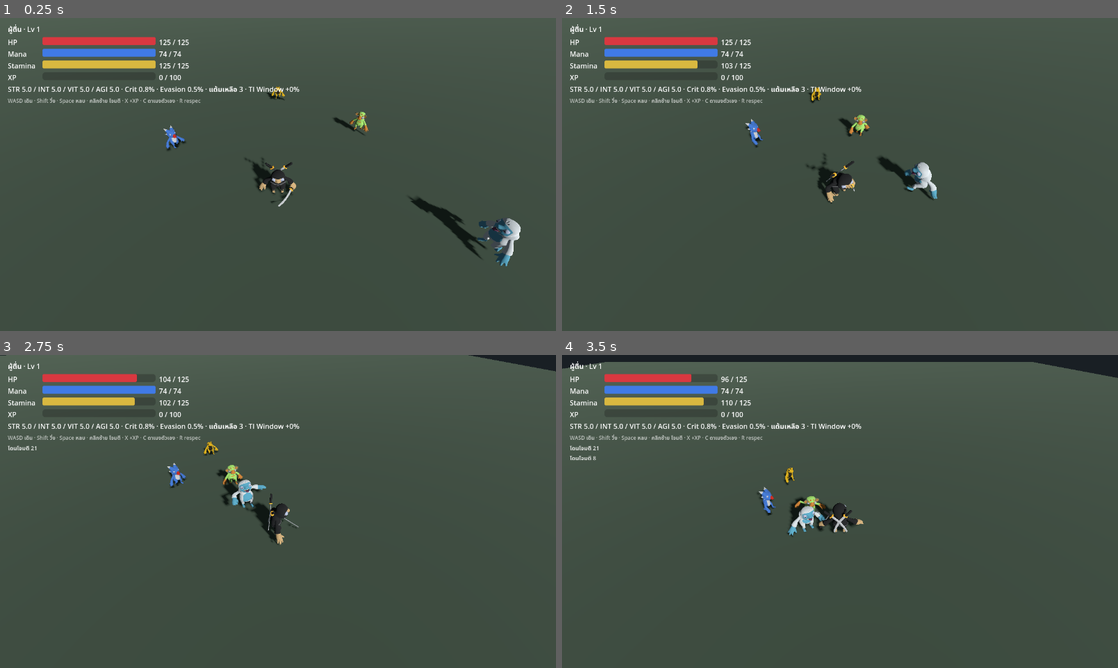
Above: before the commit, frames 1-4 (two rows, left to right).
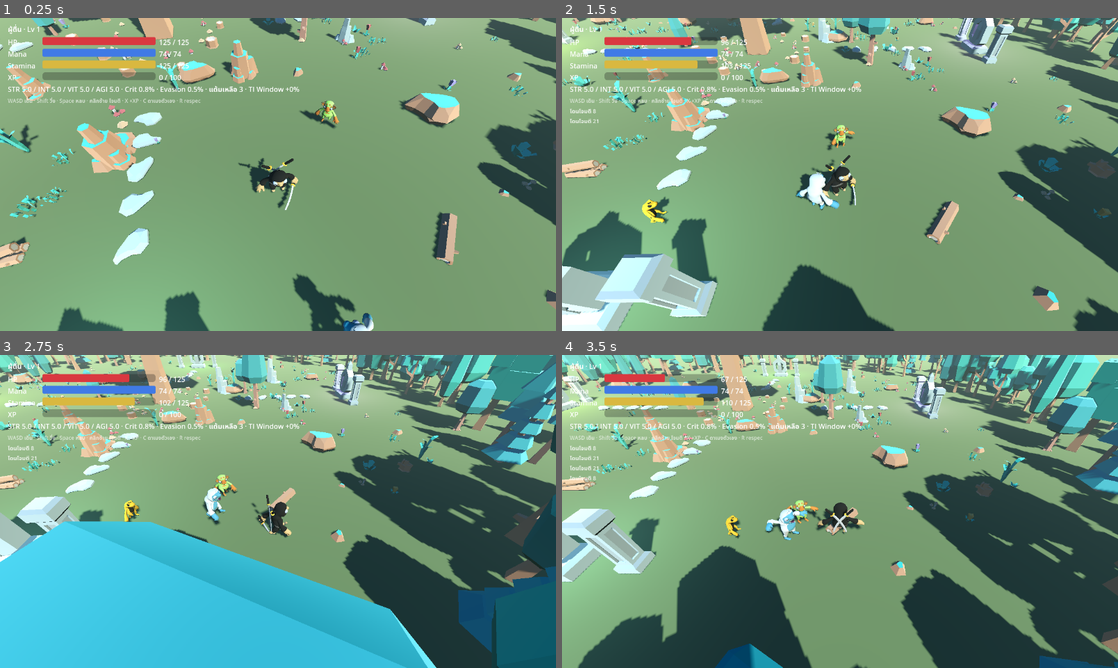
Above: after the commit, the same moments.

Repository: Suvitt-T/PharmacyGame
Game: Godot game, scene res://scenes/main.tscn
Two runs of this game, one before a commit and one after it. Both use one fixed random seed, a clock stepped at 60 frames per second and the inputs below.
Inputs (mouse positions are in pixels of both pictures, inside the frame that each line leads up to):
- Up to frame 1 (0.25 s): no input
- Up to frame 2 (1.5 s): move the mouse to (962, 158) at 0.52 s; hold D (move_right) 0.53-1.28 s; click (962, 158) at 0.6 s; move the mouse to (728, 190) at 1.27 s; hold S (move_back) from 1.28 s (still down); tap Space (dodge) at 1.35 s
- Up to frame 3 (2.75 s): move the mouse to (333, 442) at 2.02 s; release S (move_back) at 2.03 s; hold D (move_right) from 2.03 s (still down); tap Shift (sprint) at 2.1 s
- Up to frame 4 (3.5 s): move the mouse to (812, 574) at 2.77 s; release D (move_right) at 2.78 s; hold W (move_forward) from 2.78 s (still down); click (812, 574) at 2.85 s

The runs differ from the first frame. In frame 1, 95% of the frame differs, in the area x 0-100%, y 0-100%; in frame 2, 92%; in frame 3, 93%; in frame 4, 93%.

Commit message:
Build the World Tree hub map and fix revive leaving the player prone
Two things. First, reviving left ActorVisuals latched in its dead state, so the
player stood back up in stats but stayed face-down on screen; Combatant now
signals the dead-to-alive transition and the visuals clear their death latch on it.

Second, the world was an empty plane. The hub is now generated from a fixed seed:
the World Tree at the centre, the four root shrines laid out at the cardinal
points with their class colours, stone paths between them, and a forest ring that
doubles as the map boundary. Generating it in code rather than hand-placing in the
editor keeps the layout diffable and makes the remaining biomes cheap to add.

Co-Authored-By: Claude Opus 5 <noreply@anthropic.com>

Diff:
--- a/scenes/main.tscn
+++ b/scenes/main.tscn
@@ -1,25 +1,41 @@
-[gd_scene load_steps=9 format=3]
+[gd_scene load_steps=12 format=3]
 
 [ext_resource type="Script" path="res://src/core/main.gd" id="1_main"]
 [ext_resource type="PackedScene" path="res://scenes/player.tscn" id="2_player"]
 [ext_resource type="Script" path="res://src/core/camera_rig.gd" id="3_camera"]
 [ext_resource type="Script" path="res://src/ui/hud.gd" id="4_hud"]
+[ext_resource type="Script" path="res://src/world/hub_world.gd" id="5_hub"]
 
 [sub_resource type="BoxShape3D" id="GroundShape"]
-size = Vector3(120, 1, 120)
+size = Vector3(220, 1, 220)
 
 [sub_resource type="BoxMesh" id="GroundMesh"]
-size = Vector3(120, 1, 120)
+size = Vector3(220, 1, 220)
 
 [sub_resource type="StandardMaterial3D" id="GroundMaterial"]
-albedo_color = Color(0.22, 0.26, 0.21, 1)
+albedo_color = Color(0.34, 0.4, 0.28, 1)
+
+[sub_resource type="ProceduralSkyMaterial" id="SkyMaterial"]
+sky_top_color = Color(0.28, 0.42, 0.62, 1)
+sky_horizon_color = Color(0.62, 0.68, 0.66, 1)
+ground_bottom_color = Color(0.18, 0.2, 0.17, 1)
+ground_horizon_color = Color(0.62, 0.68, 0.66, 1)
+sun_angle_max = 22.0
+
+[sub_resource type="Sky" id="Sky"]
+sky_material = SubResource("SkyMaterial")
 
 [sub_resource type="Environment" id="WorldEnvironment"]
-background_mode = 1
-background_color = Color(0.1, 0.12, 0.14, 1)
-ambient_light_source = 2
-ambient_light_color = Color(0.5, 0.55, 0.6, 1)
-ambient_light_energy = 0.6
+background_mode = 2
+sky = SubResource("Sky")
+ambient_light_source = 3
+ambient_light_energy = 1.1
+tonemap_mode = 3
+tonemap_white = 6.0
+fog_enabled = true
+fog_light_color = Color(0.55, 0.62, 0.58, 1)
+fog_density = 0.006
+fog_sky_affect = 0.25
 
 [node name="Main" type="Node3D"]
 script = ExtResource("1_main")
@@ -28,7 +44,9 @@
 environment = SubResource("WorldEnvironment")
 
 [node name="Sun" type="DirectionalLight3D" parent="."]
-transform = Transform3D(0.86, -0.25, 0.44, 0, 0.87, 0.49, -0.51, -0.42, 0.75, 0, 12, 0)
+transform = Transform3D(0.87, -0.34, 0.36, 0, 0.73, 0.68, -0.5, -0.59, 0.64, 0, 18, 0)
+light_color = Color(1, 0.96, 0.87, 1)
+light_energy = 1.35
 shadow_enabled = true
 
 [node name="Ground" type="StaticBody3D" parent="."]
@@ -47,6 +65,9 @@
 [node name="Player" parent="." instance=ExtResource("2_player")]
 transform = Transform3D(1, 0, 0, 0, 1, 0, 0, 0, 1, 0, 1, 0)
 
+[node name="HubWorld" type="Node3D" parent="."]
+script = ExtResource("5_hub")
+
 [node name="Enemies" type="Node3D" parent="."]
 
 [node name="CameraRig" type="Node3D" parent="."]
--- a/src/actors/actor_visuals.gd
+++ b/src/actors/actor_visuals.gd
@@ -84,6 +84,12 @@
 	_animation_player.play(animation_name, blend_time)
 
 
+func revive() -> void:
+	_is_dead = false
+	_state = ""
+	play_state("idle", 0.25)
+
+
 func _on_animation_finished(_animation_name: StringName) -> void:
 	if _is_dead:
 		return
--- a/src/actors/player_controller.gd
+++ b/src/actors/player_controller.gd
@@ -35,6 +35,7 @@
 	hitbox.monitoring = false
 	combatant.damage_taken.connect(func(_amount, _critical): visuals.play_state("hurt"))
 	combatant.died.connect(func(): visuals.play_state("die"))
+	combatant.revived.connect(func(): visuals.revive())
 
 
 func _physics_process(delta: float) -> void:
--- a/src/combat/combatant.gd
+++ b/src/combat/combatant.gd
@@ -10,6 +10,7 @@
 signal damage_taken(amount: float, critical: bool)
 signal attack_evaded()
 signal died()
+signal revived()
 
 ## ไม่ระบุในเอกสาร ตัดสินใจเอง: HP ไม่ฟื้นเอง ต้องพึ่งยา/สกิล ตามแก่นเกมเภสัชกรรม
 const MANA_REGEN_PER_SECOND_RATIO := 0.015
@@ -63,11 +64,14 @@
 
 
 func restore_all() -> void:
+	var was_dead := not is_alive
 	current_hp = sheet.max_hp()
 	current_mana = sheet.max_mana()
 	current_stamina = sheet.max_stamina()
 	is_alive = true
 	emit_all()
+	if was_dead:
+		revived.emit()
 
 
 # --- ทรัพยากร ---
--- a/src/core/main.gd
+++ b/src/core/main.gd
@@ -5,27 +5,39 @@
 const ENEMY_SCENE := preload("res://scenes/enemy.tscn")
 const DEBUG_XP_PER_PRESS := 250
 
+const PLAYER_SPAWN := Vector3(6, 1, 16)
+
 ## ศัตรูรากต้นไม้โลก (Prologue/Act 1) ตามเอกสาร จับคู่กับโมเดลที่ใกล้เคียงที่สุดในแพ็กที่มี
 const SPAWN_TABLE := [
-	{"name": "หมาป่าเถื่อน", "model": "Monkroose", "scale": 0.45, "tier": "common", "at": Vector3(6, 1, -6)},
-	{"name": "ค้างคาวรากเน่า", "model": "Birb", "scale": 0.40, "tier": "common", "at": Vector3(-7, 1, -4)},
-	{"name": "ผึ้งพิษราก", "model": "Frog", "scale": 0.38, "tier": "common", "at": Vector3(0, 1, -11)},
-	{"name": "หมีรากเฒ่า", "model": "Yeti", "scale": 0.60, "tier": "elite", "at": Vector3(9, 1, 3)},
+	{"name": "หมาป่าเถื่อน", "model": "Monkroose", "scale": 0.45, "tier": "common", "at": Vector3(10, 1, 12)},
+	{"name": "ค้างคาวรากเน่า", "model": "Birb", "scale": 0.40, "tier": "common", "at": Vector3(-11, 1, 13)},
+	{"name": "ผึ้งพิษราก", "model": "Frog", "scale": 0.38, "tier": "common", "at": Vector3(-4, 1, 21)},
+	{"name": "หมีรากเฒ่า", "model": "Yeti", "scale": 0.60, "tier": "elite", "at": Vector3(7, 1, 22)},
 ]
 
 @onready var player: PlayerController = $Player
 @onready var hud: Hud = $Hud
 @onready var enemy_root: Node3D = $Enemies
+@onready var hub: HubWorld = $HubWorld
 
 
 func _ready() -> void:
 	InputActions.ensure_registered()
+	_build_world()
 	player.add_to_group("player")
 	player.combatant.sheet.character_name = "ผู้ตื่น"
 	hud.bind_player(player.combatant)
 	player.combatant.damage_taken.connect(_on_player_damaged)
 	player.combatant.died.connect(_on_player_died)
 	_spawn_wave()
+
+
+func _build_world() -> void:
+	player.global_position = PLAYER_SPAWN
+	hub.reserve(PLAYER_SPAWN, 6.0)
+	for entry in SPAWN_TABLE:
+		hub.reserve(entry["at"], 4.0)
+	hub.build()
 
 
 func _spawn_wave() -> void:
--- /dev/null
+++ b/src/world/hub_world.gd
@@ -0,0 +1,201 @@
+class_name HubWorld
+extends Node3D
+
+## สร้างแผนที่ Hub "รากต้นไม้โลก" ด้วยโค้ด ใช้ seed คงที่ให้ผลเหมือนเดิมทุกครั้ง
+## สร้างแบบ procedural แทนการวางมือใน editor เพราะปรับสมดุลและขยายไบโอมอื่นได้เร็วกว่า
+
+const MODEL_PATH := "res://assets/models/nature/%s.glb"
+const SEED := 20260922
+
+const ARENA_RADIUS := 40.0
+const FOREST_INNER := 30.0
+const FOREST_OUTER := 44.0
+const SHRINE_DISTANCE := 22.0
+const WORLD_TREE_SCALE := 15.0
+
+const FOREST_TREES := [
+	"tree_default", "tree_oak", "tree_tall", "tree_thin", "tree_detailed",
+	"tree_fat", "tree_blocks", "tree_pineTallA", "tree_pineRoundA",
+]
+## ต้นไม้เวอร์ชันสีเข้ม ใช้แทนพื้นที่ที่ธุลีเน่าลามถึงแล้ว
+const BLIGHTED_TREES := [
+	"tree_default_dark", "tree_oak_dark", "tree_tall_dark",
+	"tree_detailed_dark", "tree_small_dark",
+]
+const ROCKS := ["rock_largeA", "rock_largeB", "rock_largeC", "rock_tallA", "rock_tallB", "stone_largeA", "stone_tallA"]
+const PEBBLES := ["rock_smallA", "rock_smallB", "rock_smallC"]
+const UNDERGROWTH := [
+	"plant_bush", "plant_bushLarge", "plant_bushSmall", "grass", "grass_large",
+	"flower_redA", "flower_purpleA", "flower_yellowA", "crops_leafsStageB",
+]
+const FUNGI := ["mushroom_red", "mushroom_redGroup", "mushroom_tan", "mushroom_tanGroup"]
+const DEADWOOD := ["log", "log_stack", "stump_old", "stump_round"]
+
+## ศาลรากทั้ง 4 ทิศ ใช้ตอนพิธีเลือกเส้นทาง Lv 10
+const SHRINES := [
+	{"class_id": CharacterClass.Id.HERB_VANGUARD, "direction": Vector3(0, 0, -1), "color": Color(0.45, 0.85, 0.40)},
+	{"class_id": CharacterClass.Id.FIELD_MEDIC, "direction": Vector3(0, 0, 1), "color": Color(0.60, 0.88, 1.00)},
+	{"class_id": CharacterClass.Id.ALCHEMIST, "direction": Vector3(1, 0, 0), "color": Color(0.72, 0.50, 0.95)},
+	{"class_id": CharacterClass.Id.TOXICOLOGIST, "direction": Vector3(-1, 0, 0), "color": Color(0.80, 0.90, 0.30)},
+]
+
+var _rng := RandomNumberGenerator.new()
+var _scene_cache := {}
+## วงพื้นที่ที่ห้ามวางของ เก็บเป็น Vector3(x, z, รัศมี)
+var _keep_clear: Array[Vector3] = []
+
+
+## Main เรียกเองหลังจองพื้นที่ spawn แล้ว ไม่สร้างอัตโนมัติใน _ready
+## เพราะ _ready ของลูกทำงานก่อนพ่อ ทำให้จองไม่ทัน
+func build() -> void:
+	_rng.seed = SEED
+	_keep_clear.append(Vector3(0.0, 0.0, 7.0))
+	_build_world_tree()
+	_build_shrines()
+	_build_forest_ring()
+	_build_boundary()
+	_scatter(ROCKS, 26, 1.6, 3.0, 1.1)
+	_scatter(DEADWOOD, 12, 1.8, 2.8, 0.0)
+	_scatter(BLIGHTED_TREES, 14, 2.5, 4.0, 0.6)
+	_scatter(UNDERGROWTH, 170, 1.6, 3.2, 0.0)
+	_scatter(FUNGI, 55, 1.6, 2.8, 0.0)
+	_scatter(PEBBLES, 28, 1.4, 2.4, 0.0)
+
+
+# --- ชิ้นส่วนหลัก ---
+
+func _build_world_tree() -> void:
+	var tree := _place("tree_detailed", Vector3.ZERO, WORLD_TREE_SCALE, 0.0)
+	tree.name = "WorldTree"
+	_add_collider(tree, 1.8, 20.0)
+
+	# รากที่โผล่พ้นดินรอบโคนต้น
+	for index in range(10):
+		var angle := TAU * float(index) / 10.0
+		var offset := Vector3(cos(angle), 0.0, sin(angle)) * _rng.randf_range(4.5, 6.5)
+		_place("stump_round", offset, _rng.randf_range(2.0, 3.2), angle)
+
+	for index in range(16):
+		var angle := TAU * float(index) / 16.0 + 0.2
+		var offset := Vector3(cos(angle), 0.0, sin(angle)) * _rng.randf_range(3.0, 4.5)
+		_place(FUNGI.pick_random(), offset, _rng.randf_range(1.6, 2.6), _rng.randf() * TAU)
+
+
+func _build_shrines() -> void:
+	for shrine in SHRINES:
+		var direction: Vector3 = shrine["direction"]
+		var center: Vector3 = direction * SHRINE_DISTANCE
+		var yaw := atan2(-direction.x, -direction.z)
+		_keep_clear.append(Vector3(center.x, center.z, 7.0))
+
+		var obelisk := _place("statue_obelisk", center, 4.5, yaw)
+		obelisk.name = "Shrine_%s" % CharacterClass.SHRINE_DIRECTION[shrine["class_id"]]
+		_add_collider(obelisk, 0.9, 4.0)
+
+		_place("statue_ring", center, 4.0, yaw)
+
+		var light := OmniLight3D.new()
+		light.light_color = shrine["color"]
+		light.light_energy = 2.4
+		light.omni_range = 11.0
+		light.position = center + Vector3.UP * 3.2
+		add_child(light)
+
+		# เสาหินขนาบสองข้าง
+		var side := Vector3(direction.z, 0.0, -direction.x)
+		for offset in [-3.2, 3.2]:
+			var column := _place("statue_column", center + side * offset, 3.0, yaw)
+			_add_collider(column, 0.6, 3.0)
+
+		# ทางเดินหินจากโคนต้นไม้โลกมาถึงศาล
+		for step in range(5):
+			var along := lerpf(10.0, SHRINE_DISTANCE - 5.0, float(step) / 4.0)
+			_place("stone_largeA", direction * along, 1.3, _rng.randf() * TAU)
+
+
+func _build_forest_ring() -> void:
+	var count := 170
+	for index in range(count):
+		var angle := TAU * float(index) / float(count) + _rng.randf_range(-0.02, 0.02)
+		var distance := _rng.randf_range(FOREST_INNER, FOREST_OUTER)
+		var position := Vector3(cos(angle), 0.0, sin(angle)) * distance
+		if _is_blocked(position):
+			continue
+		var model: String = BLIGHTED_TREES.pick_random() if _rng.randf() < 0.22 else FOREST_TREES.pick_random()
+		var tree := _place(model, position, _rng.randf_range(3.2, 5.4), _rng.randf() * TAU)
+		_add_collider(tree, 0.7, 8.0)
+
+
+## กำแพงมองไม่เห็นกันผู้เล่นเดินหลุดขอบแผนที่
+func _build_boundary() -> void:
+	var wall := StaticBody3D.new()
+	wall.name = "Boundary"
+	wall.collision_layer = 1
+	wall.collision_mask = 0
+	add_child(wall)
+
+	var segments := 24
+	for index in range(segments):
+		var angle := TAU * float(index) / float(segments)
+		var shape := CollisionShape3D.new()
+		var box := BoxShape3D.new()
+		box.size = Vector3(ARENA_RADIUS * TAU / float(segments) + 1.0, 12.0, 1.0)
+		shape.shape = box
+		shape.position = Vector3(cos(angle), 0.0, sin(angle)) * ARENA_RADIUS + Vector3.UP * 6.0
+		shape.rotation.y = -angle
+		wall.add_child(shape)
+
+
+# --- ตัวช่วย ---
+
+func _scatter(models: Array, count: int, min_scale: float, max_scale: float, collider_radius: float) -> void:
+	for index in range(count):
+		var angle := _rng.randf() * TAU
+		var distance := sqrt(_rng.randf()) * (FOREST_INNER - 2.0)
+		var position := Vector3(cos(angle), 0.0, sin(angle)) * distance
+		if _is_blocked(position):
+			continue
+		var node := _place(models.pick_random(), position, _rng.randf_range(min_scale, max_scale), _rng.randf() * TAU)
+		if collider_radius > 0.0:
+			_add_collider(node, collider_radius, 2.0)
+
+
+func _place(model_name: String, position: Vector3, uniform_scale: float, yaw: float) -> Node3D:
+	var packed: PackedScene = _scene_cache.get(model_name, null)
+	if packed == null:
+		packed = load(MODEL_PATH % model_name)
+		_scene_cache[model_name] = packed
+	var node: Node3D = packed.instantiate()
+	add_child(node)
+	node.position = position
+	node.scale = Vector3.ONE * uniform_scale
+	node.rotation.y = yaw
+	return node
+
+
+## ใส่ collider ทรงกระบอกให้ prop โดยไม่ต้องคำนวณ trimesh ซึ่งหนักเกินจำเป็น
+func _add_collider(node: Node3D, radius: float, height: float) -> void:
+	var body := StaticBody3D.new()
+	body.collision_layer = 1
+	body.collision_mask = 0
+	var shape := CollisionShape3D.new()
+	var cylinder := CylinderShape3D.new()
+	cylinder.radius = radius
+	cylinder.height = height
+	shape.shape = cylinder
+	shape.position = Vector3.UP * (height * 0.5)
+	body.add_child(shape)
+	body.position = node.position
+	add_child(body)
+
+
+func _is_blocked(position: Vector3) -> bool:
+	for area in _keep_clear:
+		if Vector2(position.x - area.x, position.z - area.y).length() < area.z:
+			return true
+	return false
+
+
+## ให้ระบบอื่นถามได้ว่าควร spawn ที่ไหนโดยไม่ทับของ
+func reserve(position: Vector3, radius: float) -> void:
+	_keep_clear.append(Vector3(position.x, position.z, radius))
Not shown, added: assets/models/nature/License.txt
Binary file added: assets/models/nature/campfire_logs.glb
Not shown, added: assets/models/nature/campfire_logs.glb.import
Binary file added: assets/models/nature/crops_leafsStageB.glb
Not shown, added: assets/models/nature/crops_leafsStageB.glb.import
Binary file added: assets/models/nature/fence_simple.glb
Not shown, added: assets/models/nature/fence_simple.glb.import
Binary file added: assets/models/nature/flower_purpleA.glb
Not shown, added: assets/models/nature/flower_purpleA.glb.import
Binary file added: assets/models/nature/flower_redA.glb
Not shown, added: assets/models/nature/flower_redA.glb.import
Binary file added: assets/models/nature/flower_yellowA.glb
(and 90 more such lines)
